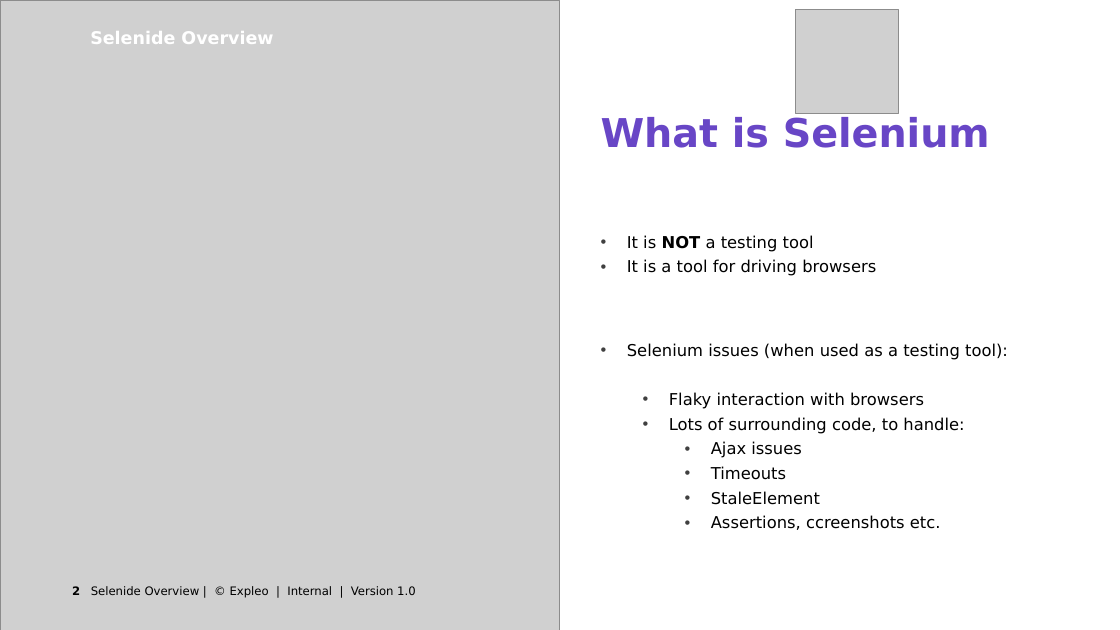
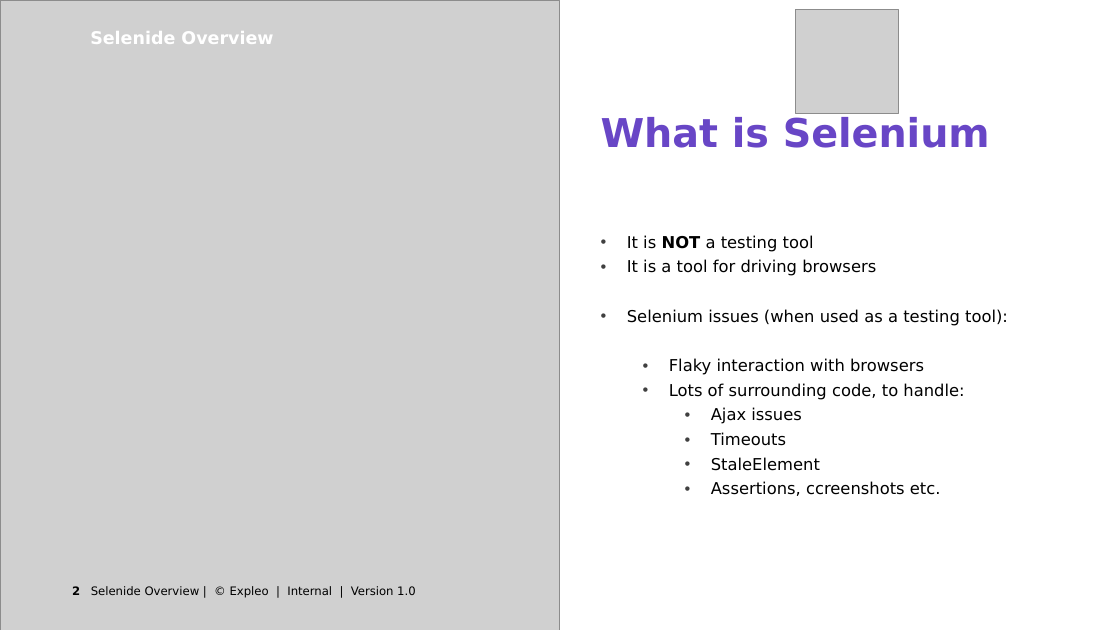
Before and after one commit to FSullExpleo/expleo-selenide-demo, a slide deck: slide 2 of Selenide Overview - Presentation to QE stream Q2 2022.pptx. Drawn at 1120x630 pixels with LibreOffice and Linux fonts; fonts in the diff are those of the drawing; grey boxes stand for pictures; background and template pictures are left out. Boxes give left, top, right and bottom in pixels: in the first picture for what was removed or moved away, otherwise in the second. Text is boxed around its words. In the diff, an @@ line names an element or a change of style, - is before the commit and + after.

Commit message:
update to ppt

```diff
--- a/Selenide Overview - Presentation to QE stream Q2 2022.pptx
+++ b/Selenide Overview - Presentation to QE stream Q2 2022.pptx
@@ text at (627, 309, 1008, 496): paragraphs added @@
+  • Selenium issues (when used as a testing tool):
+    • Flaky interaction with browsers
+    • Lots of surrounding code, to handle:
+      • Ajax issues
+      • Timeouts
+      • StaleElement
+      • Assertions, ccreenshots etc.
@@ text removed at (627, 343, 1008, 530) @@
-  • Selenium issues (when used as a testing tool):
-    • Flaky interaction with browsers
-    • Lots of surrounding code, to handle:
-      • Ajax issues
-      • Timeouts
-      • StaleElement
-      • Assertions, ccreenshots etc.
```
Also in this commit, not shown: 3 other slides changed.
